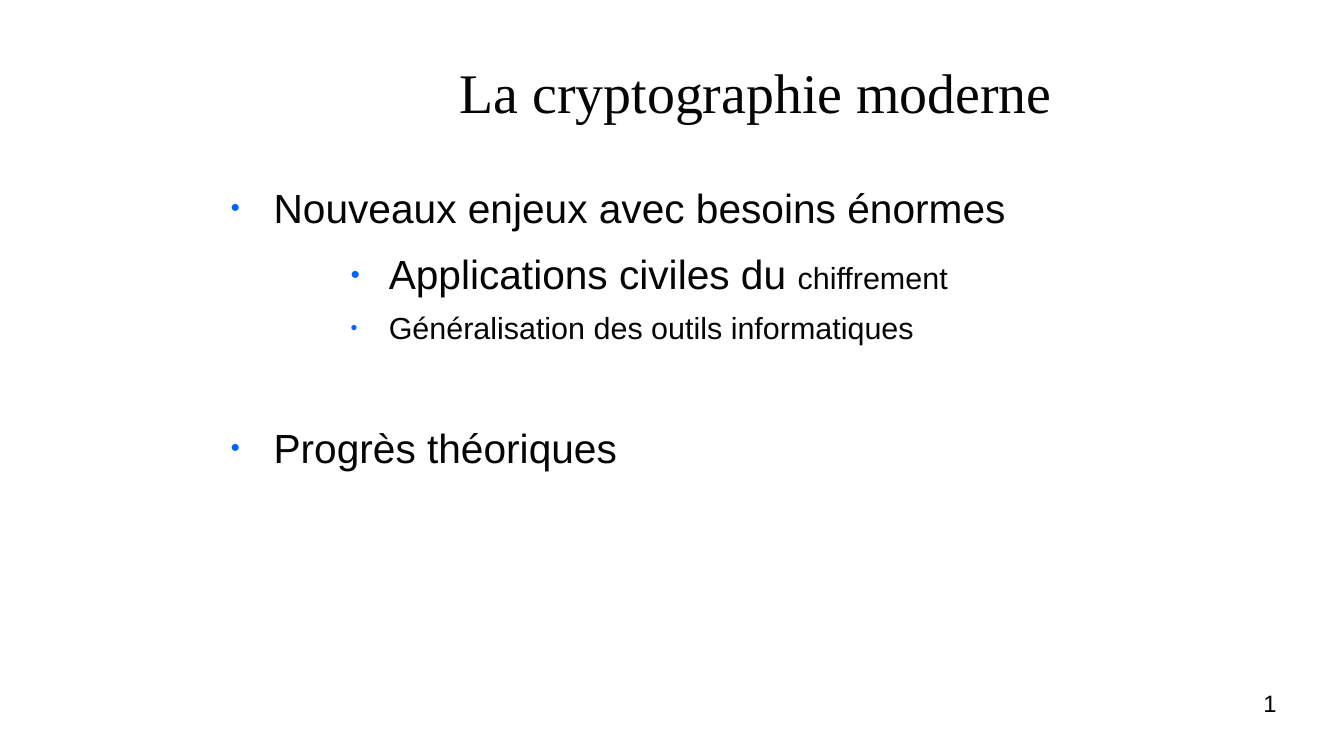
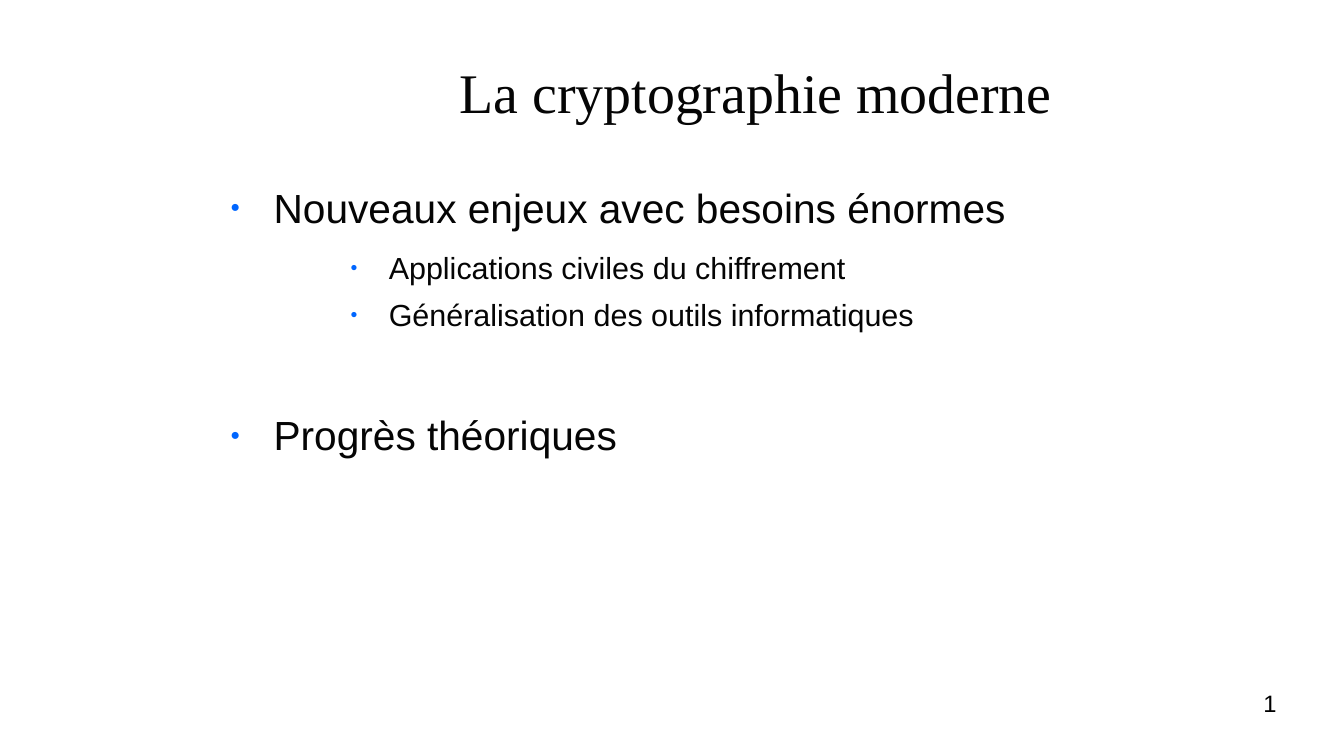
Before and after one commit to vinhphuctr/ASPE, a slide deck: slide 1 of communication/crypto.odp. Drawn at 1344x756 pixels with LibreOffice and Linux fonts; fonts in the diff are those of the drawing; background and template pictures are left out. Boxes give left, top, right and bottom in pixels: in the first picture for what was removed or moved away, otherwise in the second. Text is boxed around its words. In the diff, an @@ line names an element or a change of style, - is before the commit and + after.

```diff
--- a/communication/crypto.odp
+++ b/communication/crypto.odp
@@ text at (389,257,845,285): size 24 to 18 pt in "Applications civiles du" @@
```
Also in this commit, not shown: 1 other slide changed, 3 slides added, 2 slides removed, 1 other file.
